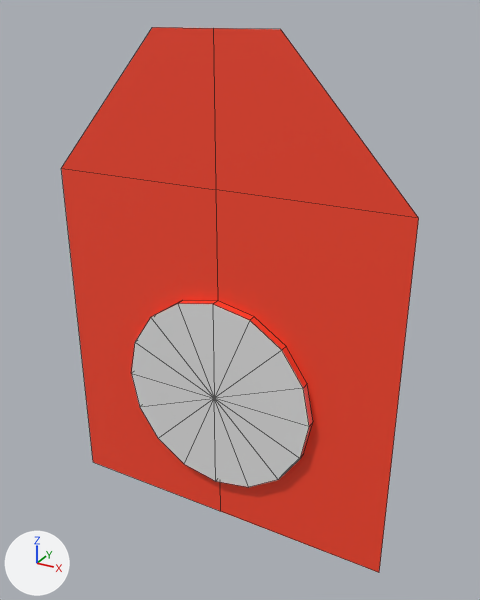
One commit to the FBX model Assets/Models/Classic/windowWallTall.fbx: the scene before it, then after it.
Both versions are drawn from a 50 mm lens placed at (1.65, -4.07, 2.82), pointed at (0.1, -1.26, 1.41). Arrows for +X, +Y and +Z are at lower left; the lights stay in place. Mesh edges are drawn as thin lines. Where no turn or scale is listed for an object, it has been applied to the vertices.

Names of what the first picture shows: 'WindowWallTall'.
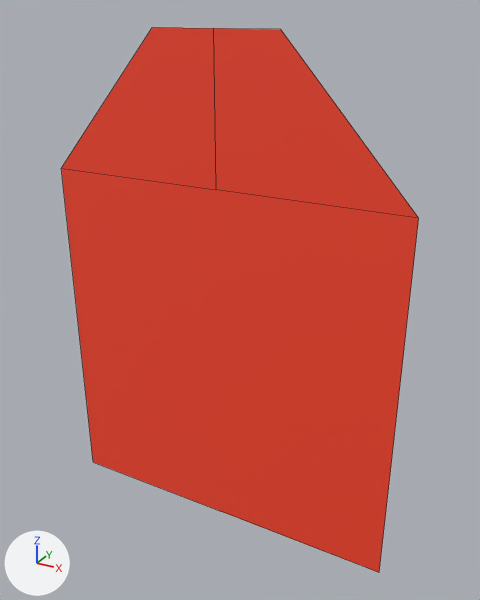
Where the change shows, as pixel boxes (x1, y1, x2, y2) in the pictures (480 x 600 px):
```json
{"object": "WindowWallTall", "change": "recoloured, reshaped", "before": [61, 27, 419, 572], "after": [61, 27, 419, 572]}
{"part": 1, "of": "me_cube_045", "change": "cut back", "before": [128, 189, 322, 513], "after": [128, 189, 322, 513]}
```

Edits to the scene script, one JSON object a line:
```json
{"op": "set", "path": "mat_material_001.base_color", "old": "(0.8, 0.8, 0.8)", "new": "(1.0, 0.0646, 0.0271)", "note": "white #e7e7e7 -> red #ff482e"}
{"block": "me_cube_045", "where": "# used by ob_windowwalltall; location = (0.0, -0.313, 0.0)"}
{"op": "remove", "block": "me_cube_045", "code": "me_cube_045.from_pydata(...)  # 42 vertices, 36 faces; spans x -1.0..1.0, y -1.05..-1.0, z 0.0..2.73"}
{"op": "remove", "block": "me_cube_045", "code": "me_cube_045.materials.append(mat_material)  # red #ff482e"}
{"op": "add", "block": "me_cube_045", "code": "me_cube_045.from_pydata(...)  # 9 vertices, 3 faces; spans x -1.0..1.0, y -1.0, z 0.0..2.73"}
{"block": "me_cube_045", "change": "me_cube_045 part 1"}
{"block": "me_cube_045", "change": "33 vertices are removed from x -0.57..0.57, y -1.05..-1.0, z 0.26..1.41"}
{"block": "me_cube_045", "change": "34 faces are deleted"}
{"block": "me_cube_045", "change": "1 new face joins them"}
```
